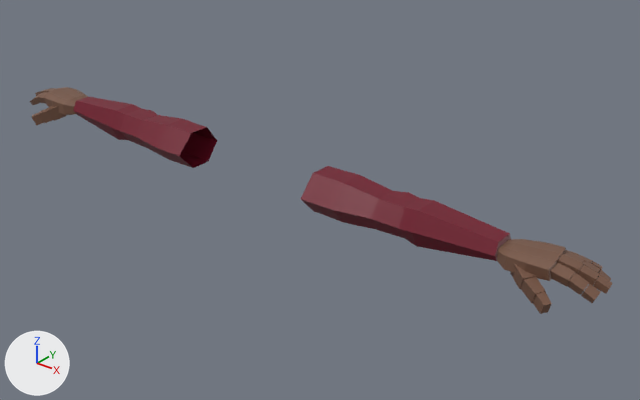
A saved change to the FBX model Assets/Burntwax Collective/Burntwax FPS Demo/Art/3d/Models/Arms.fbx.
Both versions are drawn from a 50 mm camera at (1.455, -1.556, 0.919) aimed at (0.154, 0.071, -0.089). The axes (+X, +Y, +Z) are drawn at lower left. The lights are the same throughout. The older version comes first. Where no turn or scale is listed for an object, it has been applied to the vertices.

Names of what the first picture shows: 'Arms_Mesh', 'Hands_Mesh'.
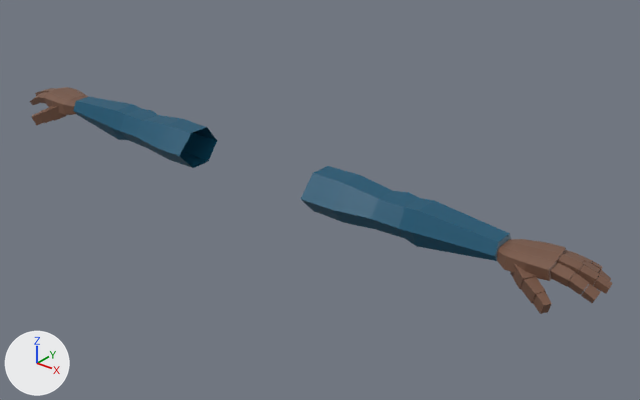
Where the newer file only moved an object's origin or applied its transform, the numbers keep the older frame.

Location of each change, (x1, y1, x2, y2) in pixels of the pictures (640 x 400 px):
'Arms_Mesh', recoloured (dark red to dark cyan): (73, 97, 511, 261) in both

The change, as a diff of the scene's bpy script:
```diff
--- a/Assets/Burntwax Collective/Burntwax FPS Demo/Art/3d/Models/Arms.fbx.py
+++ b/Assets/Burntwax Collective/Burntwax FPS Demo/Art/3d/Models/Arms.fbx.py
@@ mat_shirt @@
 mat_shirt = principled_material('Shirt')
-mat_shirt.base_color = (0.165, 0.00311, 0.0193)  # dark red #710a26
+mat_shirt.base_color = (0.00215, 0.0884, 0.165)  # dark cyan #075471
```
